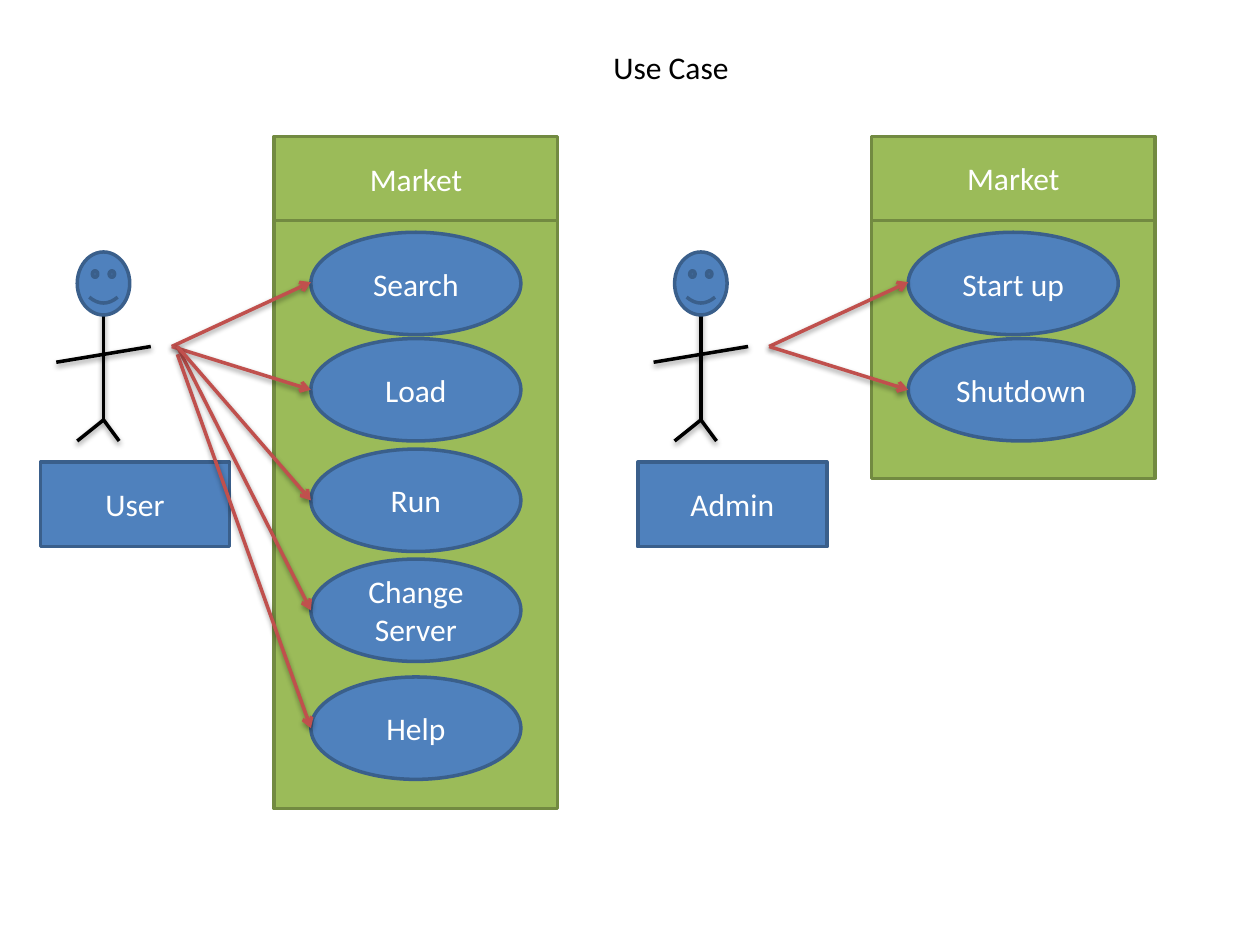
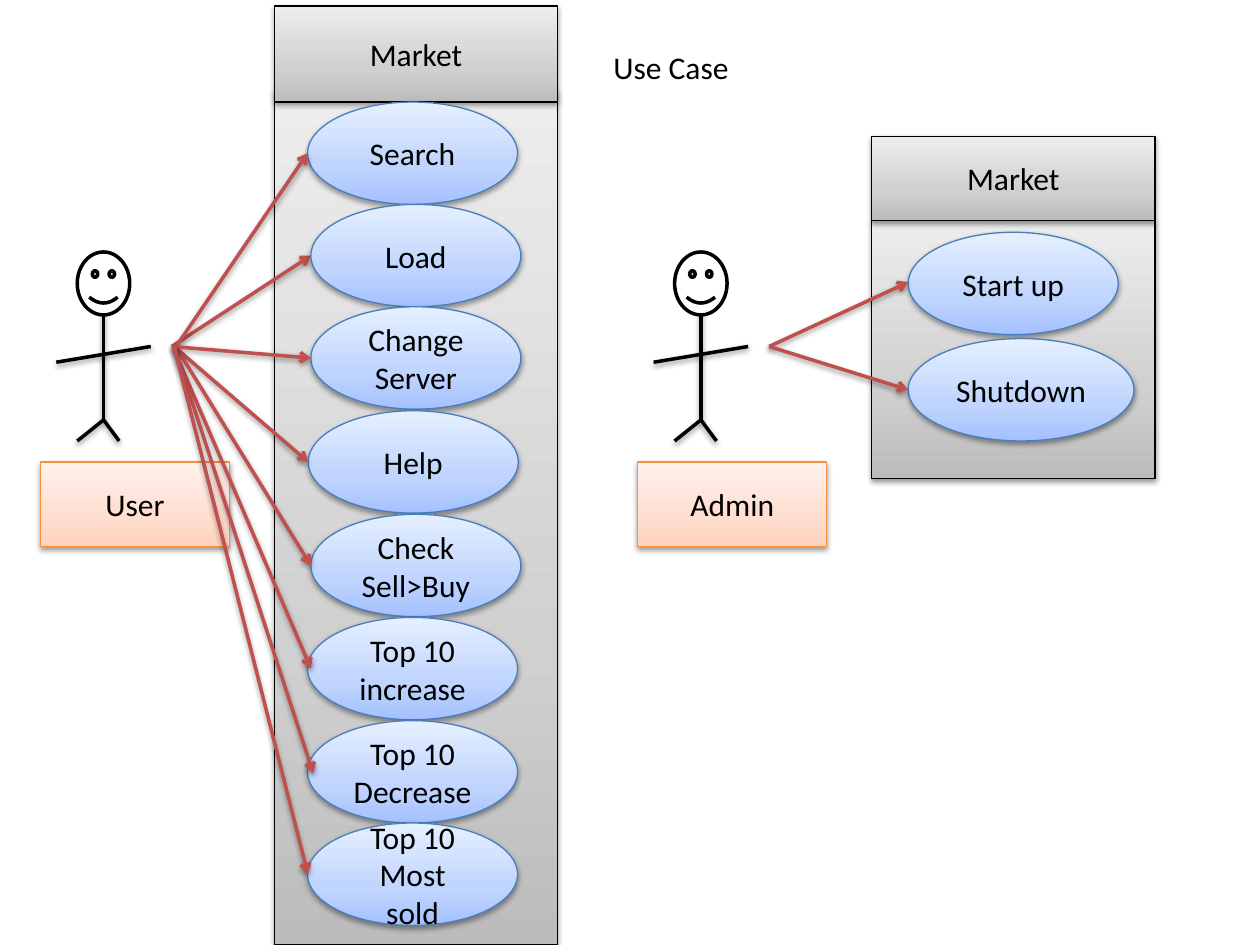
Before and after one commit to yellowahra/InGoldWeTrust, a slide deck: slide 2 of ME/Presentation1.pptx. Drawn at 1260x945 pixels with LibreOffice and Linux fonts; fonts in the diff are those of the drawing. Boxes give left, top, right and bottom in pixels: in the first picture for what was removed or moved away, otherwise in the second. Text is boxed around its words. In the diff, an @@ line names an element or a change of style, - is before the commit and + after.

```diff
--- a/ME/Presentation1.pptx
+++ b/ME/Presentation1.pptx
@@ rectangle "Market" at box(275, 6, 558, 102): text colour #FFFFFF to #000000; fill #9BBB59 to gradient #BDBDBD to #D1D1D1 to #EEEEEE; outline #738A42 2 pt to #000000 0.75 pt; shadow on @@
@@ rectangle "Market": place and size @@
-rectangle "Market" at box(275, 136, 558, 220)
+rectangle "Market" at box(275, 6, 558, 102)
@@ rectangle at box(275, 89, 558, 945): fill #9BBB59 to gradient #BDBDBD to #D1D1D1 to #EEEEEE; outline #738A42 2 pt to #000000 0.75 pt; shadow on @@
@@ rectangle: place and size @@
-rectangle at box(275, 220, 558, 809)
+rectangle at box(275, 89, 558, 945)
@@ ellipse "Search": place and size @@
-ellipse "Search" at box(311, 232, 522, 334)
+ellipse "Search" at box(307, 102, 518, 204)
@@ rectangle "Market" at box(872, 136, 1155, 220): text colour #FFFFFF to #000000; fill #9BBB59 to gradient #BDBDBD to #D1D1D1 to #EEEEEE; outline #738A42 2 pt to #000000 0.75 pt; shadow on @@
@@ arrow moved from (171, 346) - (311, 389) to (174, 349) - (307, 154) @@
@@ ellipse "Load": place and size @@
-ellipse "Load" at box(311, 339, 522, 441)
+ellipse "Load" at box(311, 204, 522, 306)
@@ rectangle at box(872, 220, 1155, 479): fill #9BBB59 to gradient #BDBDBD to #D1D1D1 to #EEEEEE; outline #738A42 2 pt to #000000 0.75 pt; shadow on @@
@@ smiley face at box(77, 252, 130, 315): fill #4F81BD to #FFFFFF; outline #3A5F8C 2 pt to #000000 2 pt @@
@@ arrow moved from (171, 346) - (311, 282) to (171, 346) - (311, 256) @@
@@ smiley face at box(674, 252, 727, 315): fill #4F81BD to #FFFFFF; outline #3A5F8C 2 pt to #000000 2 pt @@
@@ ellipse "Change Server": place and size @@
-ellipse "Change Server" at box(311, 559, 522, 662)
+ellipse "Change Server" at box(311, 307, 522, 410)
@@ arrow moved from (178, 346) - (311, 500) to (171, 346) - (311, 358) @@
@@ arrow added from (174, 349) to (311, 669), #C0504D 2 pt @@
@@ arrow added from (174, 346) to (314, 774), #C0504D 2 pt @@
@@ arrow added from (174, 346) to (307, 874), #C0504D 2 pt @@
@@ arrow moved from (178, 354) - (311, 728) to (178, 349) - (311, 566) @@
@@ arrow moved from (178, 346) - (311, 610) to (178, 349) - (309, 462) @@
@@ text colour #FFFFFF to #000000; fill #4F81BD to gradient #A4C4FF to #BFD4FF to #E6EEFF; outline #3A5F8C 2 pt to #4B7EBC 0.75 pt; shadow on in 6 elements at box(908, 232, 1119, 334), box(908, 339, 1134, 441), box(307, 102, 518, 204), box(311, 204, 522, 306), box(311, 307, 522, 410), box(309, 411, 519, 513) @@
@@ ellipse "Help": place and size @@
-ellipse "Help" at box(311, 677, 522, 779)
+ellipse "Help" at box(309, 411, 519, 513)
@@ ellipse removed at box(311, 449, 522, 551) @@
-Run
@@ rectangle "User" at box(40, 462, 229, 547): text colour #FFFFFF to #000000; fill #4F81BD to gradient #FFD2BD to #FFDED0 to #FFF2ED; outline #3A5F8C 2 pt to #F69240 0.75 pt; shadow on @@
@@ rectangle "Admin" at box(638, 462, 827, 547): text colour #FFFFFF to #000000; fill #4F81BD to gradient #FFD2BD to #FFDED0 to #FFF2ED; outline #3A5F8C 2 pt to #F69240 0.75 pt; shadow on @@
@@ ellipse added at box(311, 514, 522, 616), fill gradient #A4C4FF to #BFD4FF to #E6EEFF, outline #4B7EBC 0.75 pt, 18 pt, text #000000 @@
+Check Sell>Buy
@@ ellipse added at box(307, 617, 518, 719), fill gradient #A4C4FF to #BFD4FF to #E6EEFF, outline #4B7EBC 0.75 pt, 18 pt, text #000000 @@
+Top 10 increase
@@ ellipse added at box(307, 721, 518, 823), fill gradient #A4C4FF to #BFD4FF to #E6EEFF, outline #4B7EBC 0.75 pt, 18 pt, text #000000 @@
+Top 10 Decrease
@@ ellipse added at box(307, 823, 518, 925), fill gradient #A4C4FF to #BFD4FF to #E6EEFF, outline #4B7EBC 0.75 pt, 18 pt, text #000000 @@
+Top 10 Most sold
```
Also in this commit, not shown: 1 other slide changed.
